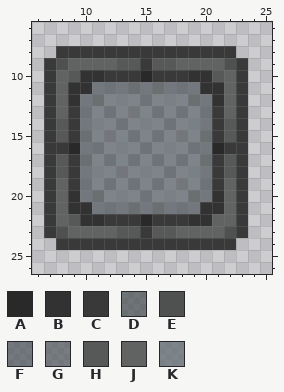
Pixel-art sprite, stored at Resources/Textures/_White/Objects/Tiles/tile.rsi/rglass-frame-dark.png. Above is the file before it was changed.
The file is 32x32 pixels. Colours within 5 levels of each other are drawn and written as one. Shown: x 6..25, y 6..26.
Palette (. is transparent): A #292929  B #323232  C #393939  D #454d50b2  E #4e5150  F #4a5258b1  G #52595db2  H #565958  J #606361  K #5c666cb2
Pixels before, first column x 7:
 8 .CCCCCCCCCCCCCCC.
 9 CEJJJJHHCHHJJJJEC
10 CJHBBCCCACCCBBHJC
11 CJBBFFFDFDFFFBBJC
12 CJBFDKKKFKKKDFBJC
13 CJCFKFKGKFKFKFCJC
14 CHCFKKFKKKFKKFCHC
15 CHCDKGKFKFKGKDCHC
16 CCAFFKKKFKKKFFACC
17 CHCDKFKFKFKFKDCHC
18 CHCFKKGKKKFKKFCHC
19 CJCFKFKFKFKGKFCJC
20 CJBFDKKKFKKKDFBJC
21 CJBBFFFDFDFFFBBJC
22 CJHBBCCCACCCBBJJC
23 CEJJJJHHCHHJJJJEC
24 .CCCCCCCCCCCCCCC.
The result:
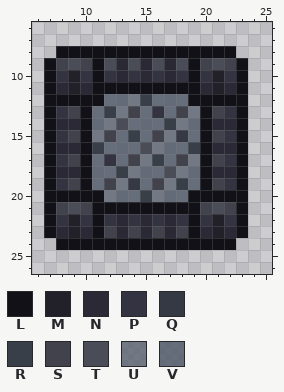
Colours new in this view: L #111117  M #222129  N #2b2935  P #333341  Q #343944  R #383f49  S #41424b  T #4a4d58  U #57606dc5  V #475161c3
Difference:
Changed rows in their new state; - is an unchanged pixel.
first column x 7:
 8 -LLLLLLLLLLLLLLL-
 9 LSTSLTNTNTNTLSTSL
10 LPMPLPNPNPNPLPMPL
11 LNMNLLLLLLLLLNMNL
12 LLLLLVVURVVVLLLLL
13 LPSLVRUSVPVSULSPL
14 LNNLVUTVVVRUVLNNL
15 LPSLUSVRVSUQVLSPL
16 LNNLRVVVTUVVRLNNL
17 LPSLVPVSURVSULSPL
18 LNNLVVRUVVTUVLNNL
19 LPSLVSUQVSURVLSPL
20 LLLLLUVVRUVVLLLLL
21 LSTSLLLLLLLLLSTSL
22 LPMPLPNPNPNPLPMPL
23 LNMNLSNSNSNSLNMNL
24 -LLLLLLLLLLLLLLL-
Boxes around the changes in both pictures, in picture pixels (x1, y1, x2, y2):
changed: (44, 46, 248, 250)
